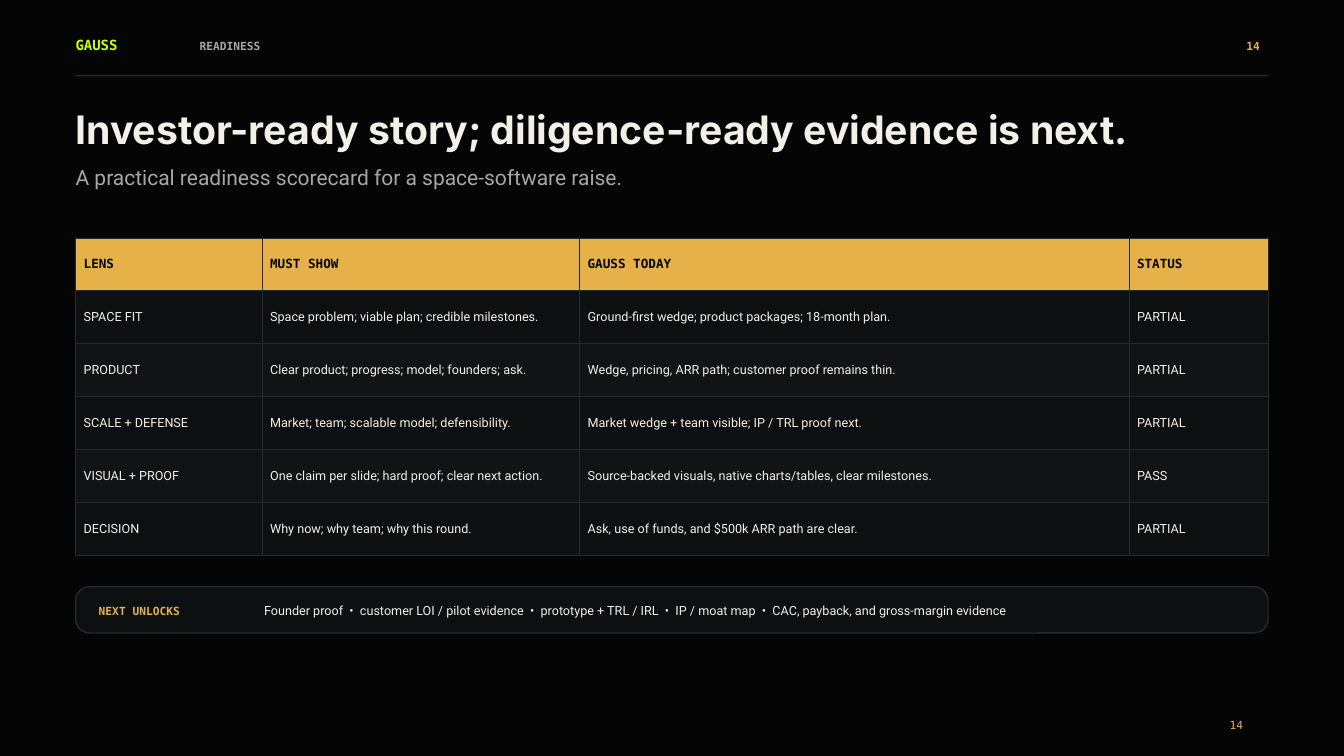
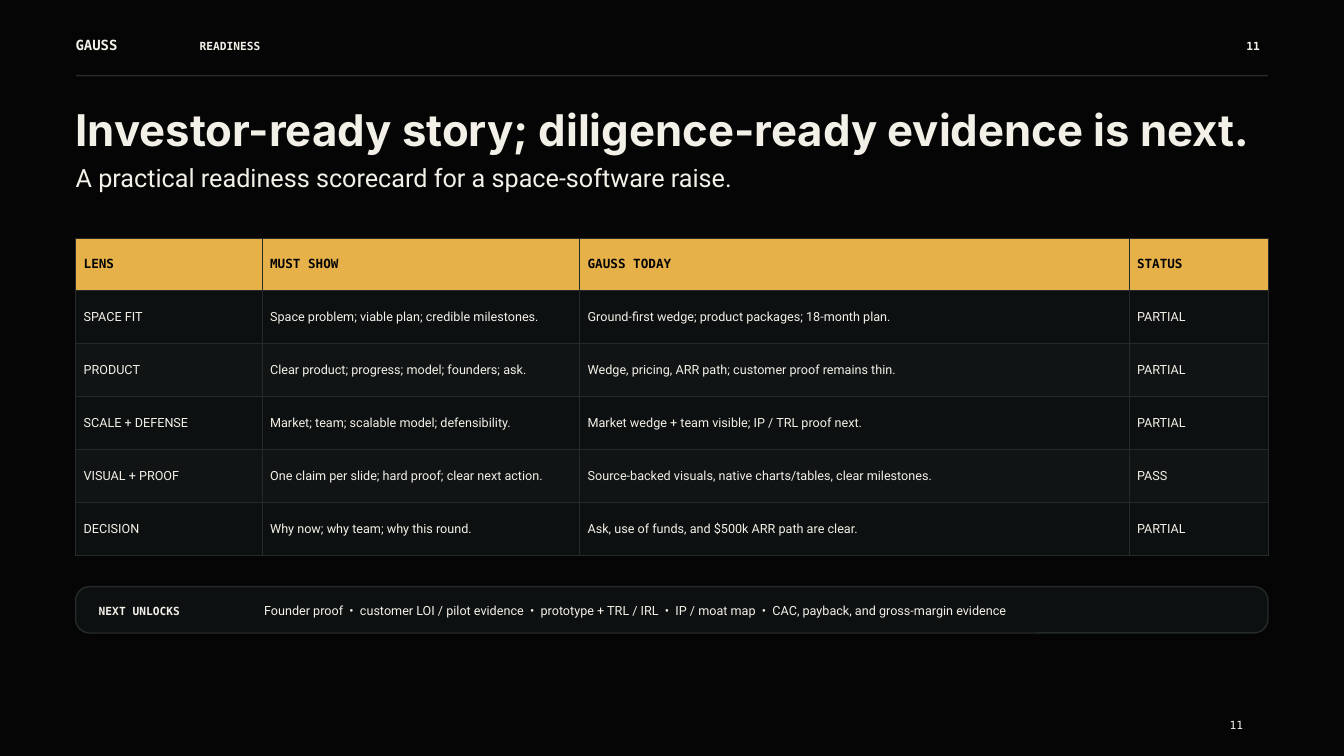
Before and after one commit to Pallas117/Gauss-Aurora.0-, a slide deck: slide 11 of reports/presentation/Gauss_Aurora_Investor_Deck_pptxgenjs.pptx (slide 14 before the commit). Drawn at 1344x756 pixels with LibreOffice and Linux fonts; fonts in the diff are those of the drawing; background and template pictures are left out. Boxes give left, top, right and bottom in pixels: in the first picture for what was removed or moved away, otherwise in the second. Text is boxed around its words. In the diff, an @@ line names an element or a change of style, - is before the commit and + after.

Commit message:
Refine investor market story

```diff
--- a/reports/presentation/Gauss_Aurora_Investor_Deck_pptxgenjs.pptx
+++ b/reports/presentation/Gauss_Aurora_Investor_Deck_pptxgenjs.pptx
@@ text "GAUSS" at (76, 39, 118, 50): text colour #CCFF00 to #F3F0E8 @@
@@ text "READINESS" at (200, 42, 261, 50): text colour #A6A9A2 to #F3F0E8 @@
@@ text at (1246, 42, 1259, 50): text changed; text colour #E7B14A to #F3F0E8 @@
-14
+11
@@ text "Investor-ready story; diligence-ready evidence is ..." at (76, 112, 1249, 156): size 28 to 31.2 pt @@
@@ text "A practical readiness scorecard for ..." at (76, 168, 732, 192): size 15 to 18 pt, text colour #A6A9A2 to #F3F0E8 @@
@@ text "NEXT UNLOCKS" at (99, 606, 180, 615): text colour #E7B14A to #F3F0E8 @@
@@ page number at (1230, 721, 1243, 729): text changed; text colour #E7B14A to #F3F0E8 @@
-14
+11
```
Also in this commit, not shown: 8 other slides changed, 2 slides added, 5 slides removed.
